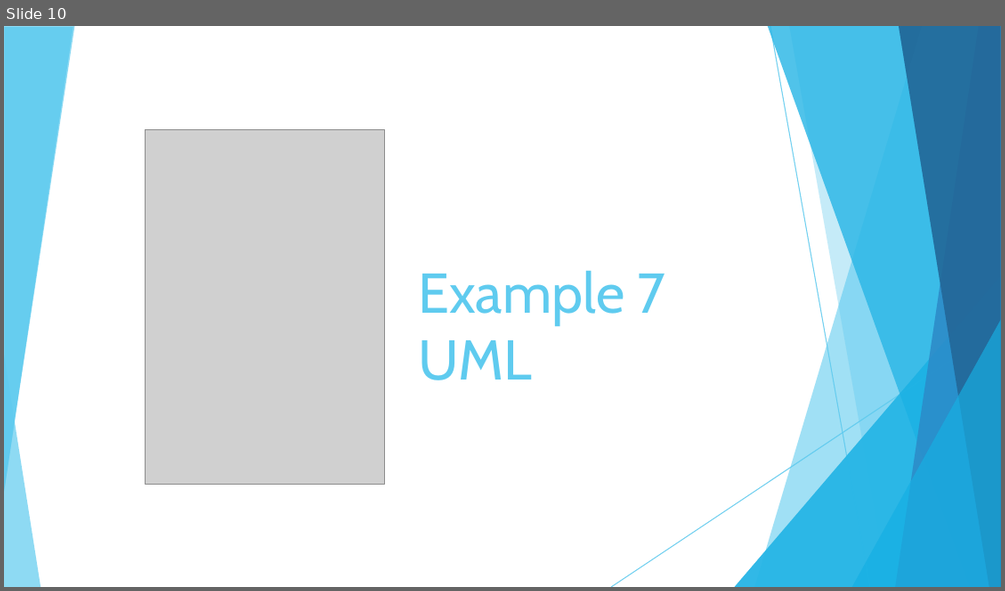
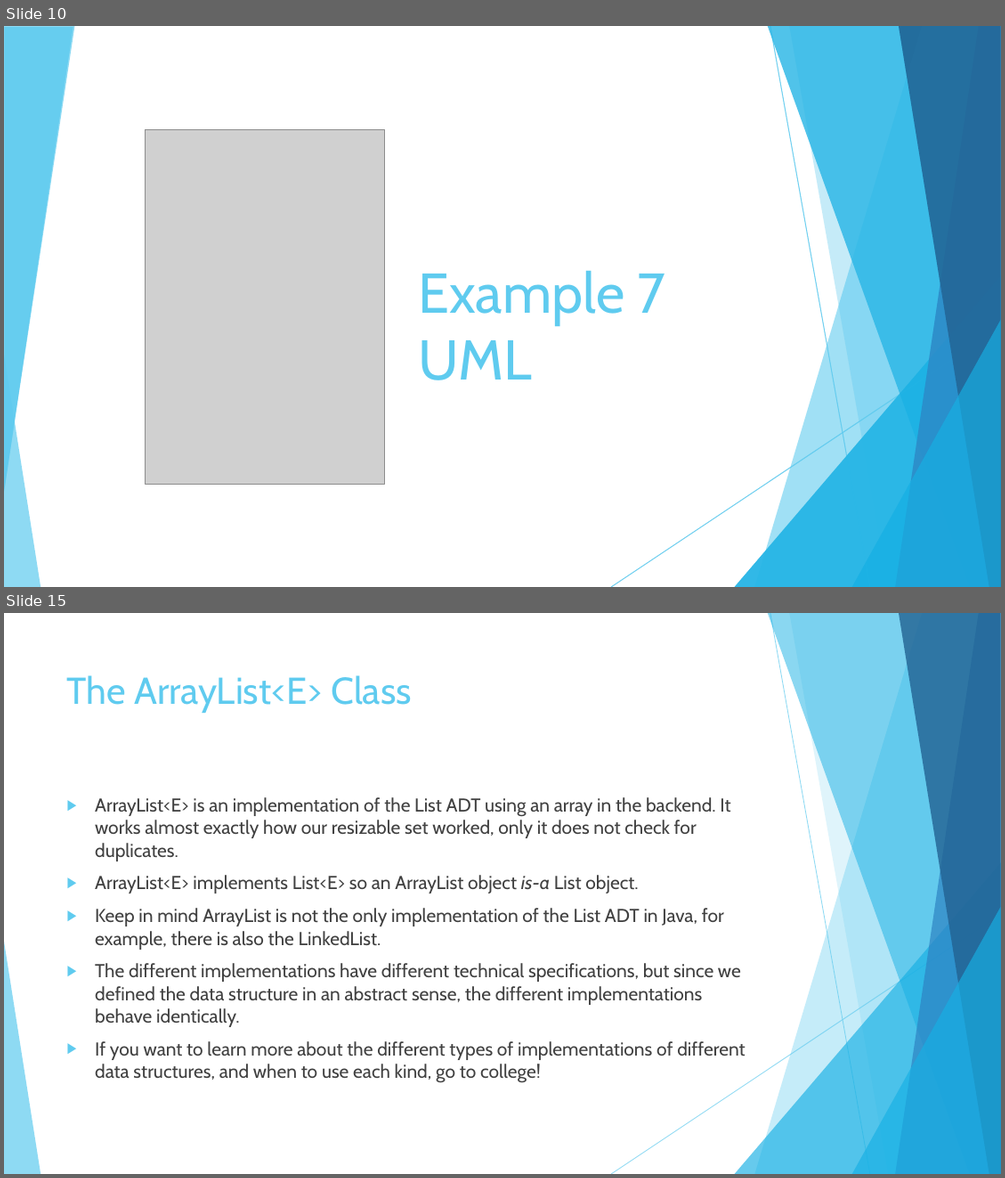
Before and after one commit to JoseRivas1998/Java-Game-Development-For-Absolute-Beginners, a slide deck: Slides/Lesson1.5.pptx. Shown one above the other, each under a label of ours: slide 10 before the commit, slides 10 and 15 after it; the slides between them are not shown. The pictures are 1005x591 and 1005x1178 pixels, drawn with LibreOffice and Linux fonts; fonts in the diff are those of the drawing; grey boxes stand for pictures. Boxes give left, top, right and bottom in pixels: in the first picture for what was removed or moved away, otherwise in the second. Text is boxed around its words. In the diff, an @@ line names an element or a change of style, - is before the commit and + after.

Commit message:
ArrayList

```diff
--- a/Slides/Lesson1.5.pptx
+++ b/Slides/Lesson1.5.pptx
@@ slide 15 added at bbox=[4, 613, 1001, 1174], background #FFFFFF; not listed: 10 template elements that a slide beside it also shows @@
@@ title added at bbox=[67, 675, 412, 713], 36 pt, text #5FCBEF @@
+The ArrayList<E> Class
@@ text added at bbox=[95, 797, 744, 1083], 18 pt, text #404040 @@
+▶ ArrayList<E> is an implementation of the List ADT using an array in the backend. It works almost exactly how our resizable set worked, only it does not check for duplicates.
+▶ ArrayList<E> implements List<E> so an ArrayList object is-a List object.
+▶ Keep in mind ArrayList is not the only implementation of the List ADT in Java, for example, there is also the LinkedList.
+▶ The different implementations have different technical specifications, but since we defined the data structure in an abstract sense, the different implementations behave identically.
+▶ If you want to learn more about the different types of implementations of different data structures, and when to use each kind, go to college!
```
Also in this commit, not shown: 1 slide changed, 3 other slides added, 7 other files.
